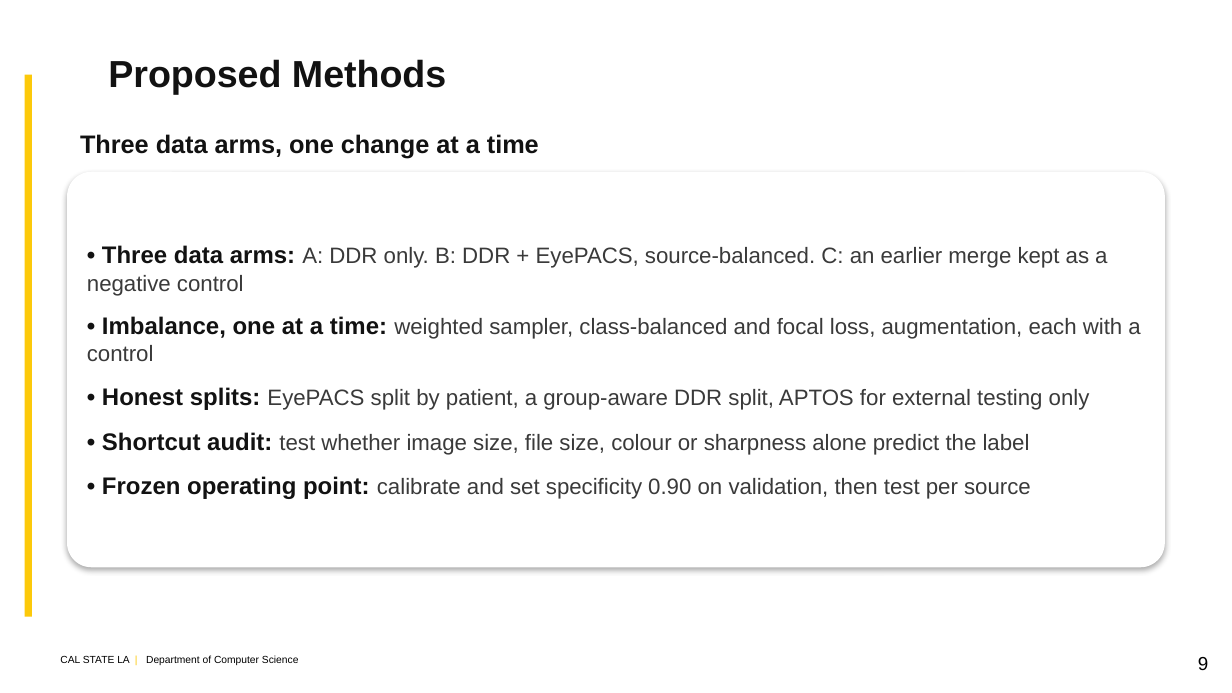
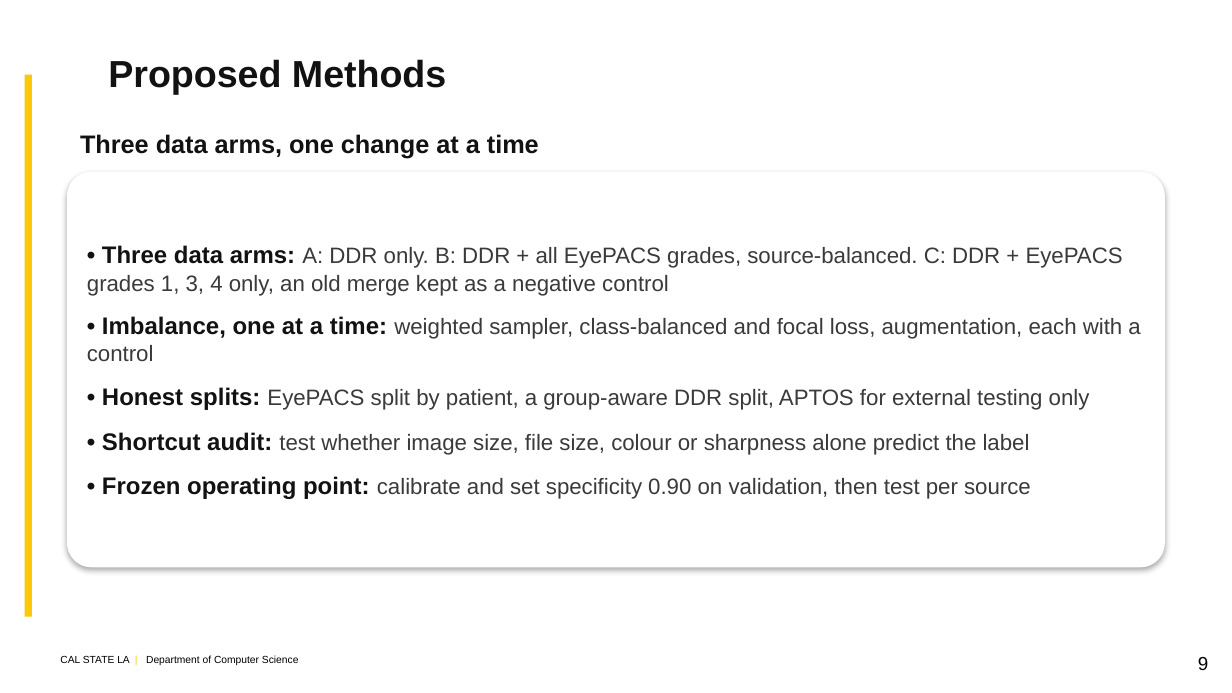
Before and after one commit to kazimab1/Early-DR, a slide deck: slide 9 of DR_Final_5min.pptx. Drawn at 1232x693 pixels with LibreOffice and Linux fonts; fonts in the diff are those of the drawing; background and template pictures are left out. Boxes give left, top, right and bottom in pixels: in the first picture for what was removed or moved away, otherwise in the second. Text is boxed around its words. In the diff, an @@ line names an element or a change of style, - is before the commit and + after.

```diff
--- a/DR_Final_5min.pptx
+++ b/DR_Final_5min.pptx
@@ text in rounded rectangle at box(87, 245, 1123, 296): text changed @@
-• Three data arms: A: DDR only. B: DDR + EyePACS, source-balanced. C: an earlier merge kept as a negative control
+• Three data arms: A: DDR only. B: DDR + all EyePACS grades, source-balanced. C: DDR + EyePACS grades 1, 3, 4 only, an old merge kept as a negative control
```
Also in this commit, not shown: 8 other files.
